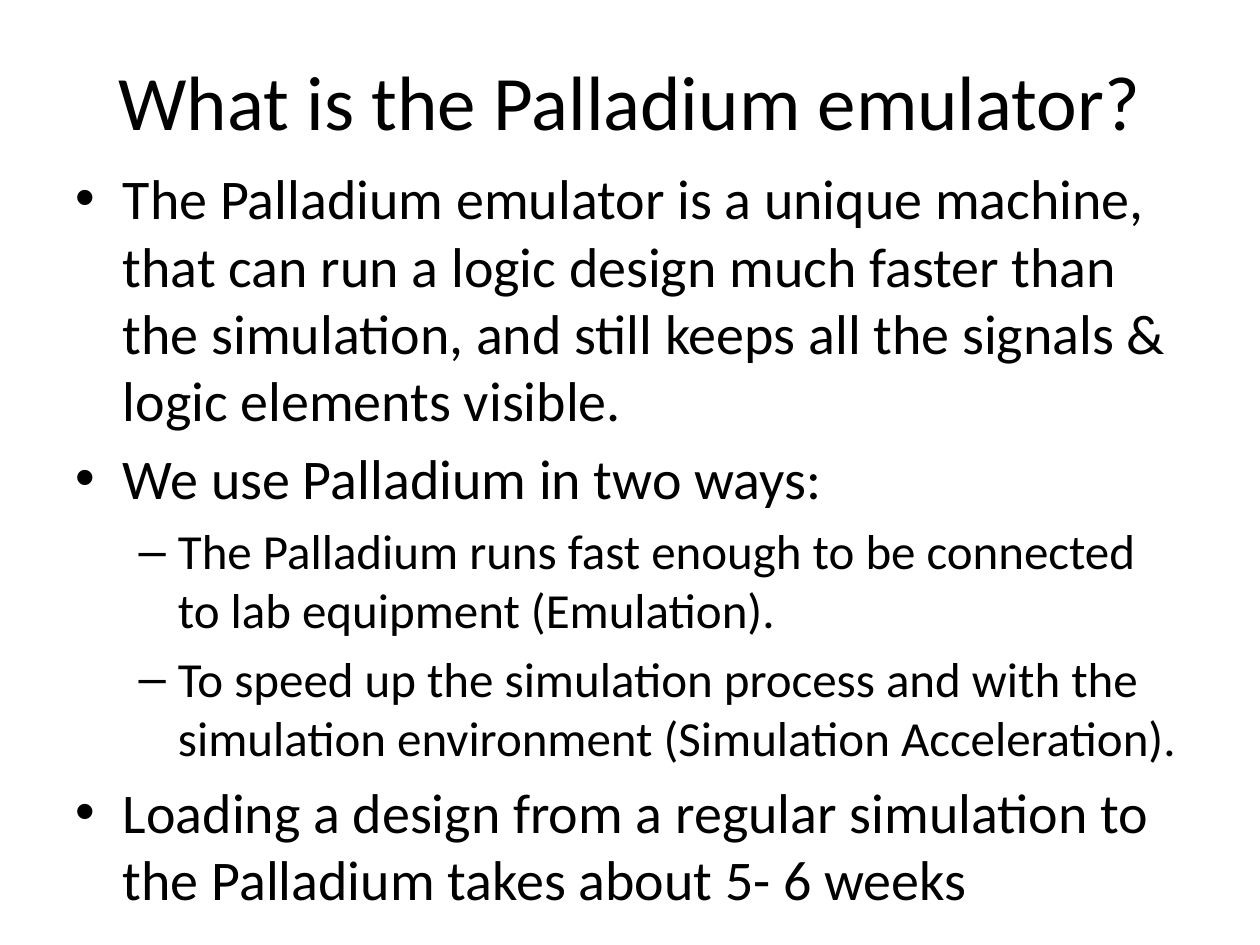
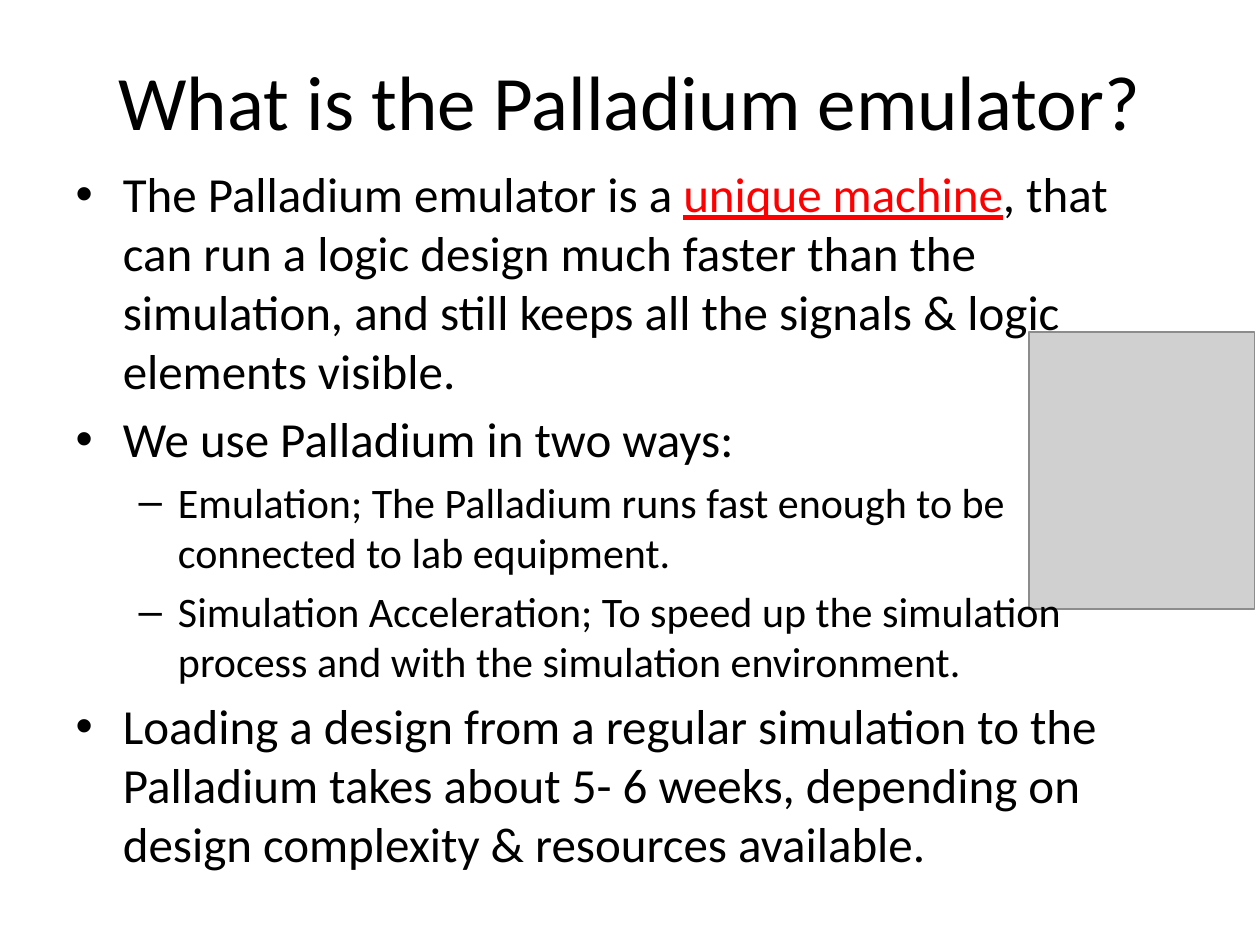
Before and after one commit to zahike/Palladium, a slide deck: slide 2 of Simulation Acceleration tutoria.pptx. Drawn at 1260x945 pixels with LibreOffice and Linux fonts; fonts in the diff are those of the drawing; grey boxes stand for pictures. Boxes give left, top, right and bottom in pixels: in the first picture for what was removed or moved away, otherwise in the second. Text is boxed around its words. In the diff, an @@ line names an element or a change of style, - is before the commit and + after.

```diff
--- a/Simulation Acceleration tutoria.pptx
+++ b/Simulation Acceleration tutoria.pptx
@@ text at (x1=123, y1=178, x2=1107, y2=465): size 32 to 28 pt in "The Palladium emulator is a unique machine, ...", "We use Palladium in two ways:"; text colour #000000 to #FF0000, underline on in "unique machine," @@
@@ picture added at (x1=1029, y1=333, x2=1255, y2=610) @@
@@ text at (x1=123, y1=488, x2=1096, y2=871): text changed; size 28 to 24 pt @@
-  – The Palladium runs fast enough to be connected to lab equipment (Emulation).
-  – To speed up the simulation process and with the simulation environment (Simulation Acceleration).
-• Loading a design from a regular simulation to the Palladium takes about 5- 6 weeks
+  – Emulation; The Palladium runs fast enough to be connected to lab equipment.
+  – Simulation Acceleration; To speed up the simulation process and with the simulation environment.
+• Loading a design from a regular simulation to the Palladium takes about 5- 6 weeks, depending on design complexity & resources available.
```
Also in this commit, not shown: 6 other slides changed, 2 slides added, 1 other file.
